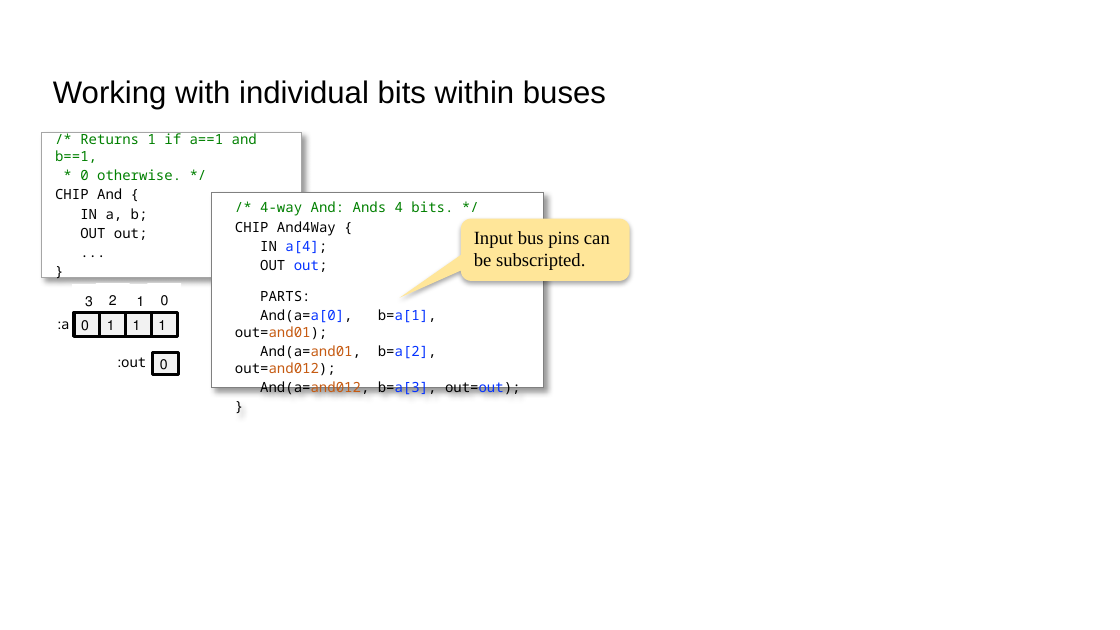
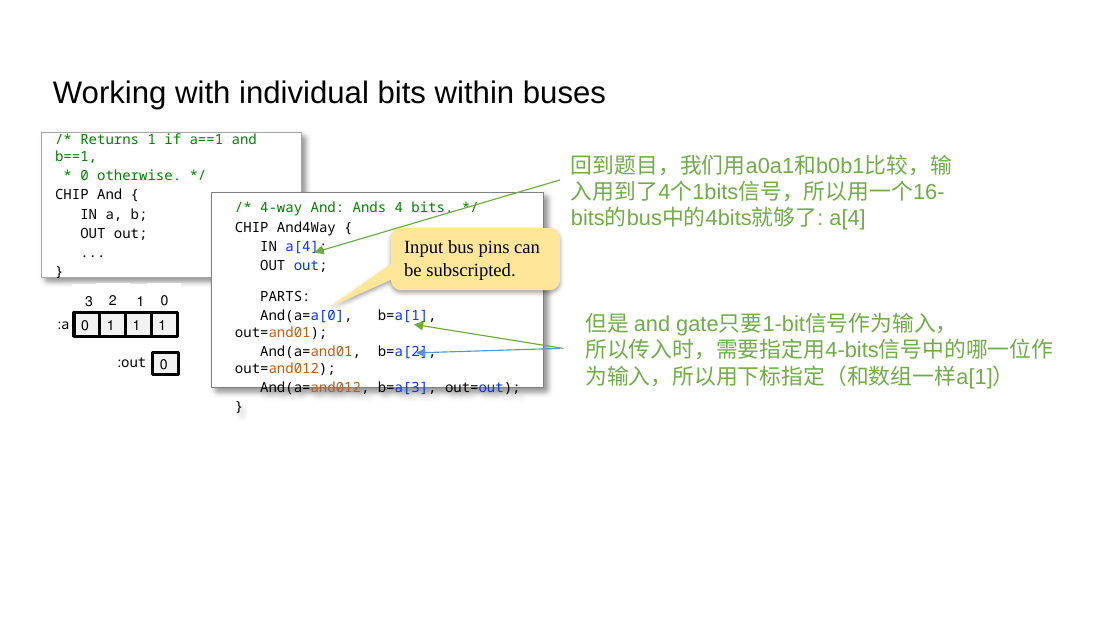
Before and after one commit to vcboy1/Leeds, a slide deck: slide 12 of 26fall/1860/Lecture/Week1.5/Lab 1.5.2 HDL & CAD LAB 2.pptx (slide 14 before the commit). Drawn at 1120x630 pixels with LibreOffice and Linux fonts; fonts in the diff are those of the drawing; background and template pictures are left out. Boxes give left, top, right and bottom in pixels: in the first picture for what was removed or moved away, otherwise in the second. Text is boxed around its words. In the diff, an @@ line names an element or a change of style, - is before the commit and + after.

```diff
--- a/26fall/1860/Lecture/Week1.5/Lab 1.5.2 HDL & CAD LAB 2.pptx
+++ b/26fall/1860/Lecture/Week1.5/Lab 1.5.2 HDL & CAD LAB 2.pptx
@@ text added at [571, 154, 952, 230], 14 pt, text #70AD47 @@
+回到题目，我们用a0a1和b0b1比较，输入用到了4个1bits信号，所以用一个16-bits的bus中的4bits就够了: a[4]
@@ arrow added from (560, 180) to (315, 252), #6DAC43 0.75 pt @@
@@ rounded speech box "Input bus pins can be ...": place and size @@
-rounded speech box "Input bus pins can be ..." at [461, 218, 631, 281]
+rounded speech box "Input bus pins can be ..." at [391, 227, 560, 290]
@@ arrow added from (563, 348) to (414, 325), #6DAC43 0.75 pt @@
@@ text added at [585, 313, 1053, 389], 14 pt, text #70AD47 @@
+但是 and gate只要1-bit信号作为输入，
+所以传入时，需要指定用4-bits信号中的哪一位作为输入，所以用下标指定（和数组一样a[1]）
@@ arrow added from (560, 348) to (417, 353), #5698D3 0.75 pt @@
```
Also in this commit, not shown: 11 other slides changed, 1 slide added, 3 slides removed, 20 other files.
